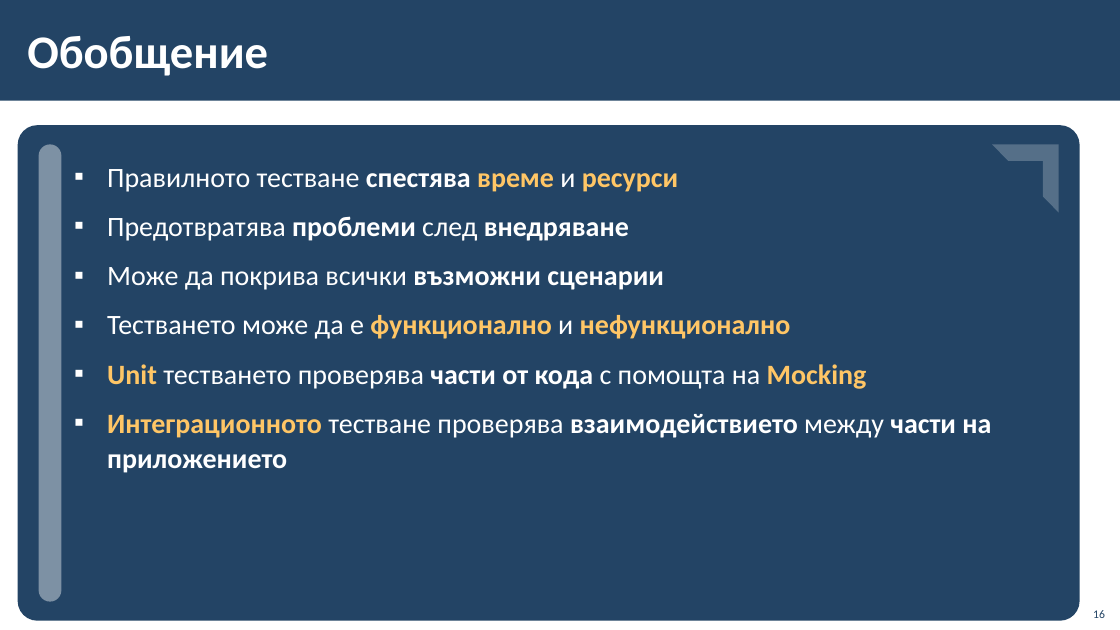
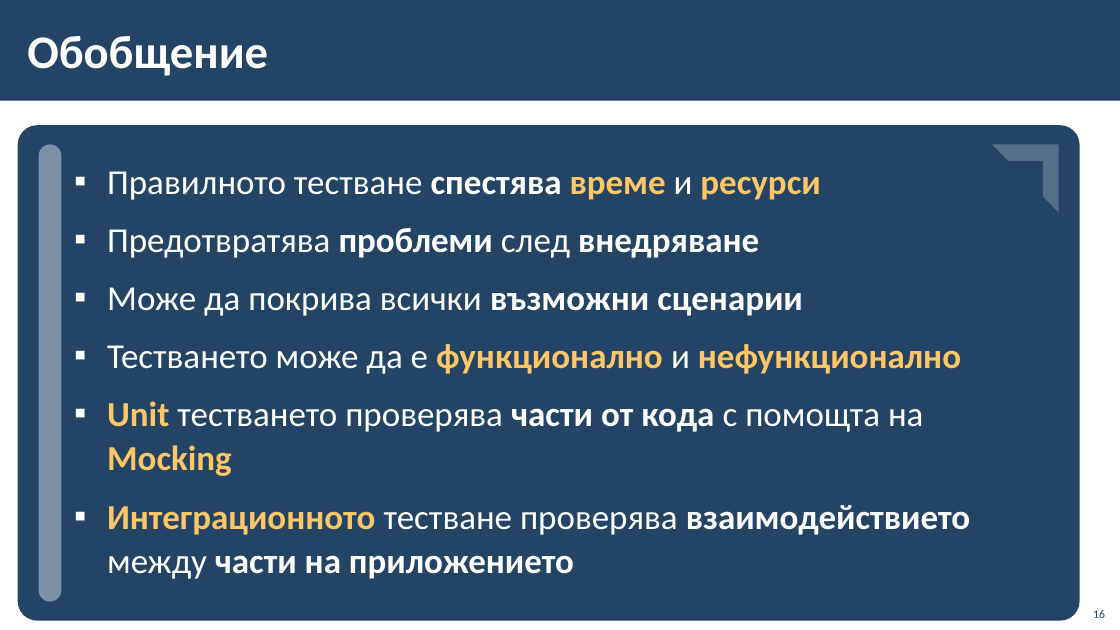
Before and after one commit to BG-IT-Edu/School-Programming, a slide deck: slide 16 of Courses/Software-Sciences/Module-4-Information-Systems-New/13-Information-System-Testing/13-Information-System-Testing.pptx. Drawn at 1120x630 pixels with LibreOffice and Linux fonts; fonts in the diff are those of the drawing; background and template pictures are left out. Boxes give left, top, right and bottom in pixels: in the first picture for what was removed or moved away, otherwise in the second. Text is boxed around its words. In the diff, an @@ line names an element or a change of style, - is before the commit and + after.

```diff
--- a/Courses/Software-Sciences/Module-4-Information-Systems-New/13-Information-System-Testing/13-Information-System-Testing.pptx
+++ b/Courses/Software-Sciences/Module-4-Information-Systems-New/13-Information-System-Testing/13-Information-System-Testing.pptx
@@ text "Правилното тестване спестява време и ..." at box(107, 171, 970, 579): size 24 to 30 pt @@
```
